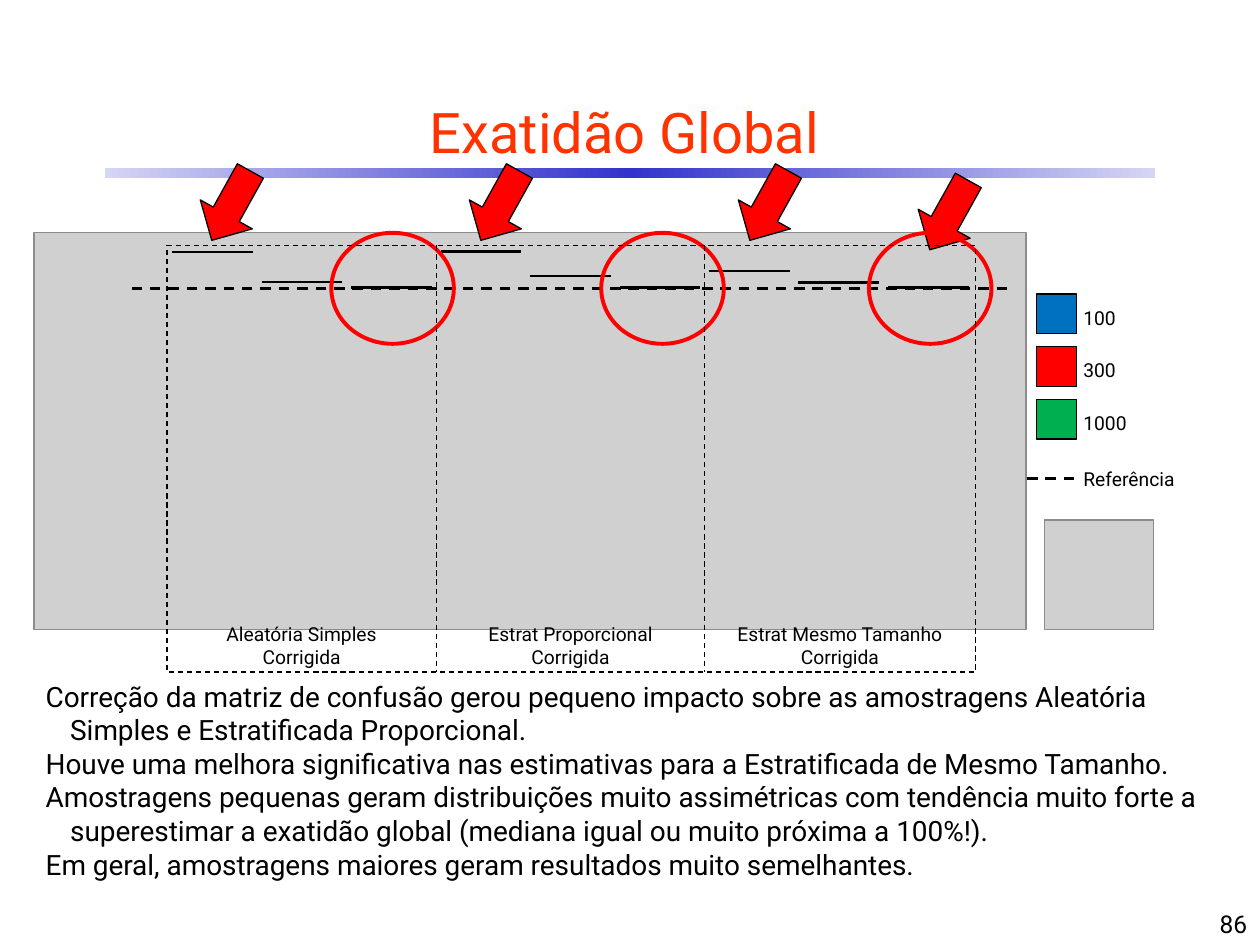
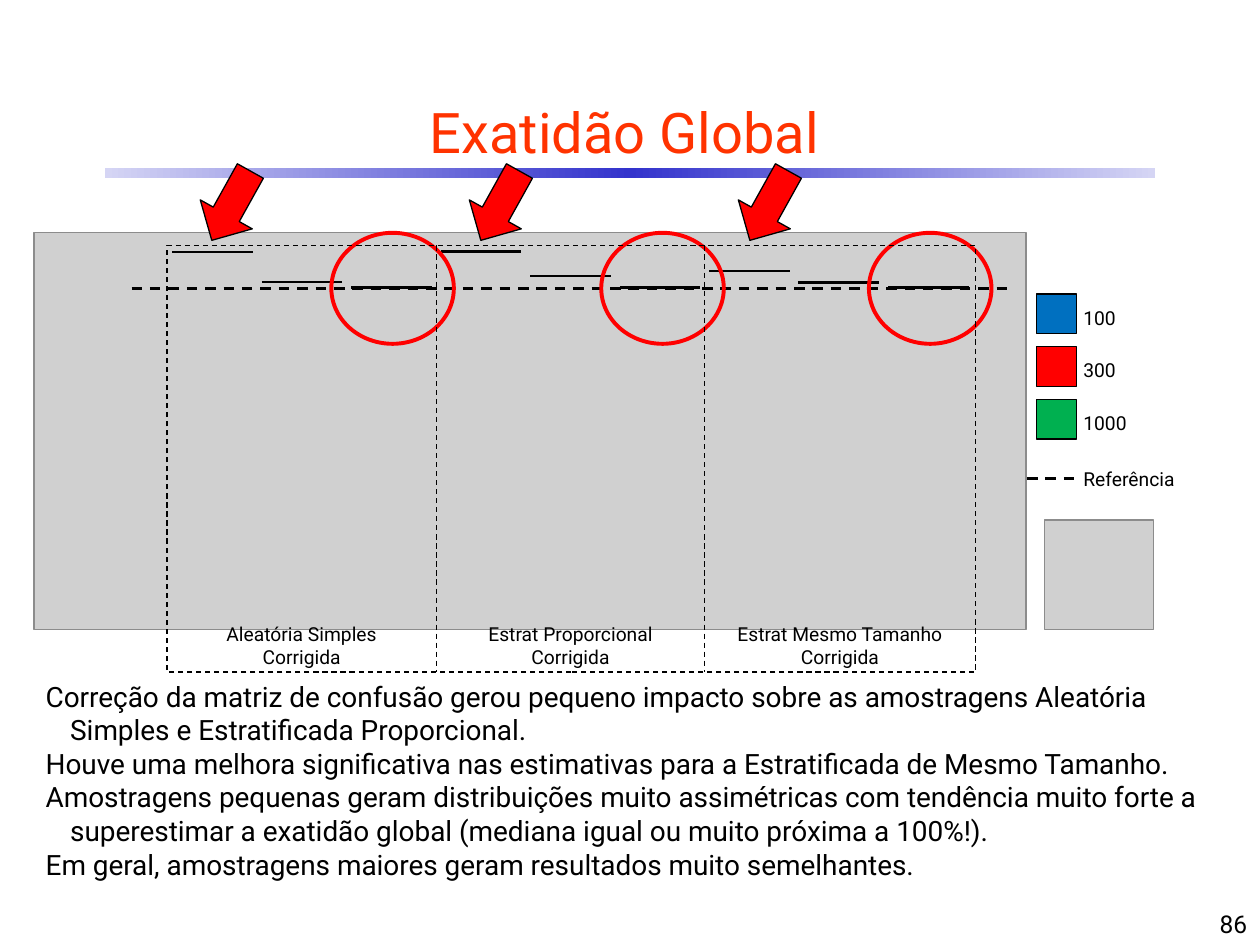
Before and after one commit to CDRenno/Estatistica, a slide deck: slide 86 of ppt/12AvalClass.pptx. Drawn at 1260x945 pixels with LibreOffice and Linux fonts; fonts in the diff are those of the drawing; grey boxes stand for pictures. Boxes give left, top, right and bottom in pixels: in the first picture for what was removed or moved away, otherwise in the second. Text is boxed around its words. In the diff, an @@ line names an element or a change of style, - is before the commit and + after.

```diff
--- a/ppt/12AvalClass.pptx
+++ b/ppt/12AvalClass.pptx
@@ right arrow removed at box(904, 166, 995, 264) @@
```
Also in this commit, not shown: 2 other slides changed.
